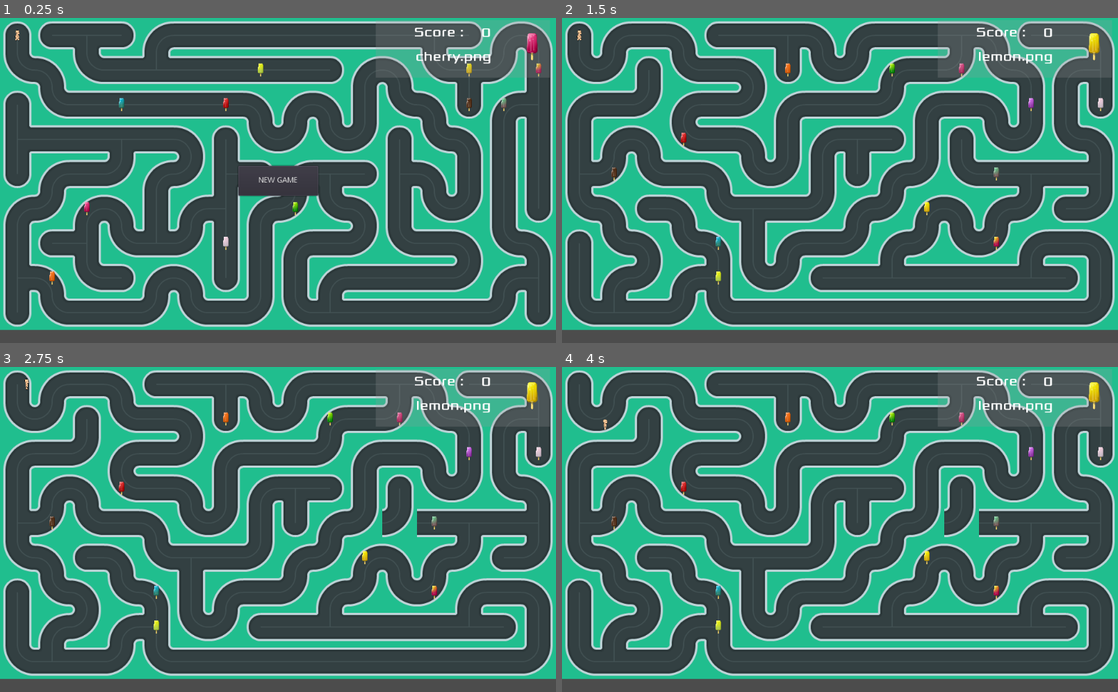
Above: before the commit, frames 1-4 (two rows, left to right).
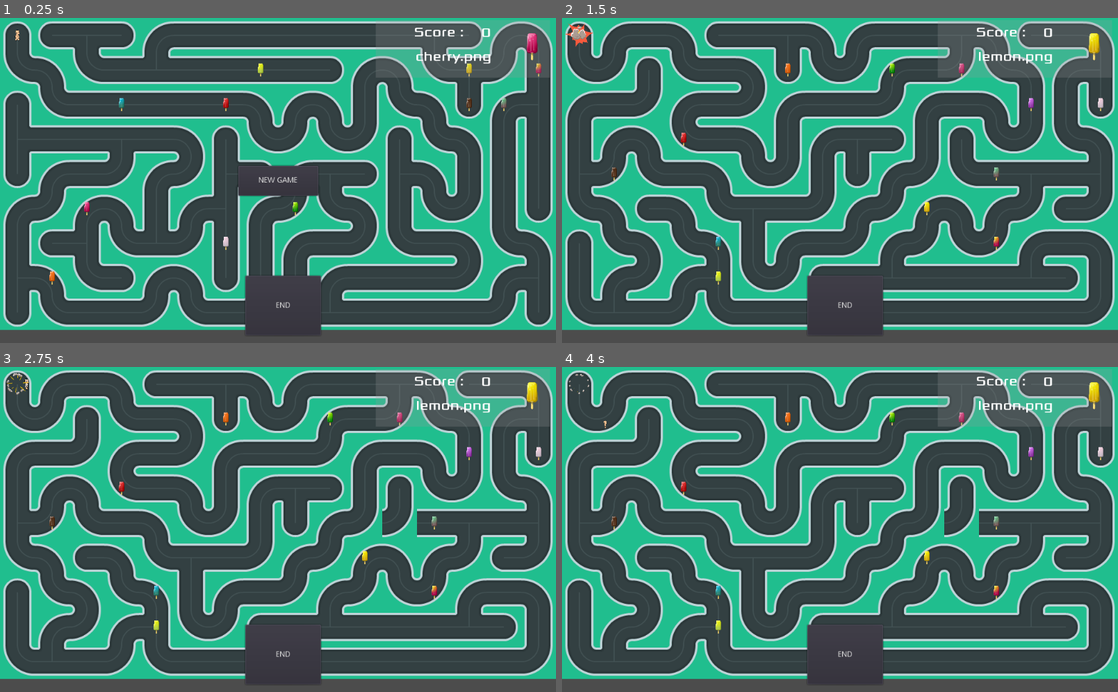
Above: after the commit, the same moments.

Repository: arsany007/BollyTheMalt
Game: Godot game, scene res://Maze.tscn
Two runs of this game, one before a commit and one after it. Both use one fixed random seed, a clock stepped at 60 frames per second and the inputs below.
Inputs (mouse positions are in pixels of both pictures, inside the frame that each line leads up to):
- Up to frame 1 (0.25 s): no input
- Up to frame 2 (1.5 s): click (845, 304) at 0.5 s, where only the run after the commit has a clickable "END"; click "NEW GAME" at 1.25 s
- Up to frame 3 (2.75 s): move the mouse to (400, 513) at 2.02 s; hold Right (ui_right) from 2.03 s (still down); click (400, 513) at 2.17 s
- Up to frame 4 (4 s): tap Enter at 2.75 s; move the mouse to (728, 545) at 2.77 s; release Right (ui_right) at 2.78 s; hold Down (ui_down) 2.78-3.53 s; tap Space at 3.5 s; move the mouse to (895, 458) at 3.52 s; hold Right (ui_right) from 3.53 s (still down)

The runs differ from the first frame. In frame 1, 1.0% of the frame differs, in the area x 44-58%, y 79-98%; in frame 2, 1.0%; in frame 3, 0.9%; in frame 4, 0.9%.

Commit message:
Open explosion animation and scale down player animation

Diff:
--- /dev/null
+++ b/Explosion.gd
@@ -0,0 +1,6 @@
+extends Node
+
+signal HoleOpen
+
+func Player_in_the_hole():
+	emit_signal("HoleOpen")
--- /dev/null
+++ b/Explosion.tscn
@@ -0,0 +1,51 @@
+[gd_scene load_steps=4 format=2]
+
+[ext_resource path="res://art/Explosion/spritesheet.png" type="Texture" id=1]
+[ext_resource path="res://Explosion.gd" type="Script" id=2]
+
+[sub_resource type="Animation" id=1]
+resource_name = "Explode"
+length = 3.0
+tracks/0/type = "method"
+tracks/0/path = NodePath("Explosion")
+tracks/0/interp = 1
+tracks/0/loop_wrap = true
+tracks/0/imported = false
+tracks/0/enabled = true
+tracks/0/keys = {
+"times": PoolRealArray( 2.6 ),
+"transitions": PoolRealArray( 1 ),
+"values": [ {
+"args": [  ],
+"method": "Player_in_the_hole"
+} ]
+}
+tracks/1/type = "value"
+tracks/1/path = NodePath("Explosion/Sprite:frame")
+tracks/1/interp = 1
+tracks/1/loop_wrap = true
+tracks/1/imported = false
+tracks/1/enabled = true
+tracks/1/keys = {
+"times": PoolRealArray( 0, 0.3, 0.6, 1, 1.3, 1.6, 1.9, 2.2 ),
+"transitions": PoolRealArray( 1, 1, 1, 1, 1, 1, 1, 1 ),
+"update": 1,
+"values": [ 0, 1, 2, 3, 4, 5, 6, 7 ]
+}
+
+[node name="Explosion" type="Node2D"]
+script = ExtResource( 2 )
+
+[node name="Sprite" type="Sprite" parent="."]
+scale = Vector2( 0.1, 0.1 )
+texture = ExtResource( 1 )
+hframes = 3
+vframes = 3
+frame = 7
+
+[node name="AnimationPlayer" type="AnimationPlayer" parent="."]
+root_node = NodePath("../..")
+anims/Explode = SubResource( 1 )
+
+[node name="AudioStreamPlayer2D" type="AudioStreamPlayer2D" parent="."]
+visible = false
--- a/HUD.gd
+++ b/HUD.gd
@@ -1,6 +1,7 @@
 extends CanvasLayer
 
 signal New_Game
+signal Game_Over
 
 func _ready():
 	$GameOver.hide()
@@ -21,6 +22,7 @@
 	$GameOver.show()
 	$AnimationPlayer.play("GameOverAnimi")
 	$Button.show()
+	emit_signal("Game_Over")
 
 func startAnimationDone():
 	$GameOver.hide()
--- a/HUD.tscn
+++ b/HUD.tscn
@@ -112,12 +112,12 @@
 text = "GameOver"
 align = 1
 valign = 1
+percent_visible = 0.857143
 
 [node name="AnimationPlayer" type="AnimationPlayer" parent="."]
 anims/GameOverAnimi = SubResource( 4 )
 
 [node name="Button2" type="Button" parent="."]
-visible = false
 margin_left = 452.0
 margin_top = 476.0
 margin_right = 591.0
--- a/Maze.gd
+++ b/Maze.gd
@@ -3,6 +3,7 @@
 onready var globals = get_node("Globals")
 onready var Map = $TileMap
 onready var PlayerKini = $PlayerKini
+onready var explode = preload("res://Explosion.tscn").instance()
 
 
 
@@ -52,15 +53,13 @@
 			Map.set_cellv(next, next_walls)
 			current = next
 			unvisited.erase(current)
+
 		elif stack:
 			current = stack.pop_back()
 		#yield(get_tree(), 'idle_frame')
-	ReplaceDeadEnds()
+
 	#RandomRotate()
 	AddIcePoops()
-
-func ReplaceDeadEnds():
-	pass
 
 func AddIcePoops():
 
@@ -117,3 +116,17 @@
 func _on_HUD_New_Game():
 	make_maze()
 	PlayerKini.position = Vector2(32,32)
+
+
+func _on_SelectIcePoop_Game_Over():
+	explode.set_position(PlayerKini.position)
+	get_parent().add_child(explode)
+
+func _on_HUD_Game_Over():
+	explode.set_position(PlayerKini.position)
+	get_parent().add_child(explode)
+	explode.connect("HoleOpen", self, "_on_Explosion_HoleOpen")
+	explode.get_node("AnimationPlayer").play("Explode")
+
+func _on_Explosion_HoleOpen():
+	PlayerKini.get_node("AnimationPlayer").play("ScalePlayerKini")
--- a/Maze.tscn
+++ b/Maze.tscn
@@ -38,5 +38,7 @@
 
 [connection signal="signal_rotate_cell" from="TileMap" to="." method="_on_TileMap_signal_rotate_cell"]
 [connection signal="ice_poop_hit" from="PlayerKini" to="SelectIcePoop" method="_on_PlayerKini_ice_poop_hit"]
+[connection signal="Game_Over" from="SelectIcePoop" to="." method="_on_SelectIcePoop_Game_Over"]
+[connection signal="Game_Over" from="SelectIcePoop/HUD" to="." method="_on_HUD_Game_Over"]
 [connection signal="New_Game" from="SelectIcePoop/HUD" to="." method="_on_HUD_New_Game"]
 [connection signal="New_Game" from="SelectIcePoop/HUD" to="SelectIcePoop" method="_on_HUD_New_Game"]
--- a/PlayerKini.tscn
+++ b/PlayerKini.tscn
@@ -41,6 +41,22 @@
 radius = 15.0
 height = 38.0
 
+[sub_resource type="Animation" id=3]
+resource_name = "ScalePlayerKini"
+length = 3.0
+tracks/0/type = "value"
+tracks/0/path = NodePath("AnimatedSprite:scale")
+tracks/0/interp = 1
+tracks/0/loop_wrap = true
+tracks/0/imported = false
+tracks/0/enabled = true
+tracks/0/keys = {
+"times": PoolRealArray( 0, 3 ),
+"transitions": PoolRealArray( 1, 1 ),
+"update": 0,
+"values": [ Vector2( 1, 1 ), Vector2( 0, 0 ) ]
+}
+
 [node name="PlayerKini" type="KinematicBody2D"]
 position = Vector2( 32, 32 )
 scale = Vector2( 0.5, 0.5 )
@@ -54,3 +70,6 @@
 
 [node name="CollisionShape2D" type="CollisionShape2D" parent="."]
 shape = SubResource( 2 )
+
+[node name="AnimationPlayer" type="AnimationPlayer" parent="."]
+anims/ScalePlayerKini = SubResource( 3 )
--- a/SelectIcePoop.gd
+++ b/SelectIcePoop.gd
@@ -1,4 +1,6 @@
 extends Node
+
+signal Game_Over
 
 onready var globals = get_node("../Globals")
 onready var HUD = $HUD
@@ -28,7 +30,8 @@
 			HUD.update_score(player1_score)
 			HUD.update_selected_ice_poop(player1_ice_poop)
 		else:
-			HUD.game_over()
+			emit_signal("Game_Over")
+			HUD.game_over() #TODO replace currrent implementation with signal
 
 func choose_player_ice_poop():
 	var player = null
Not shown: 1 places in PlayerKini.tscn that only renumber resources
Binary file added: art/Explosion/spritesheet.png
Not shown, added: art/Explosion/spritesheet.png.import
Not shown, added: road/TileMapExample.jpg.import
Not shown, changed: README.md
